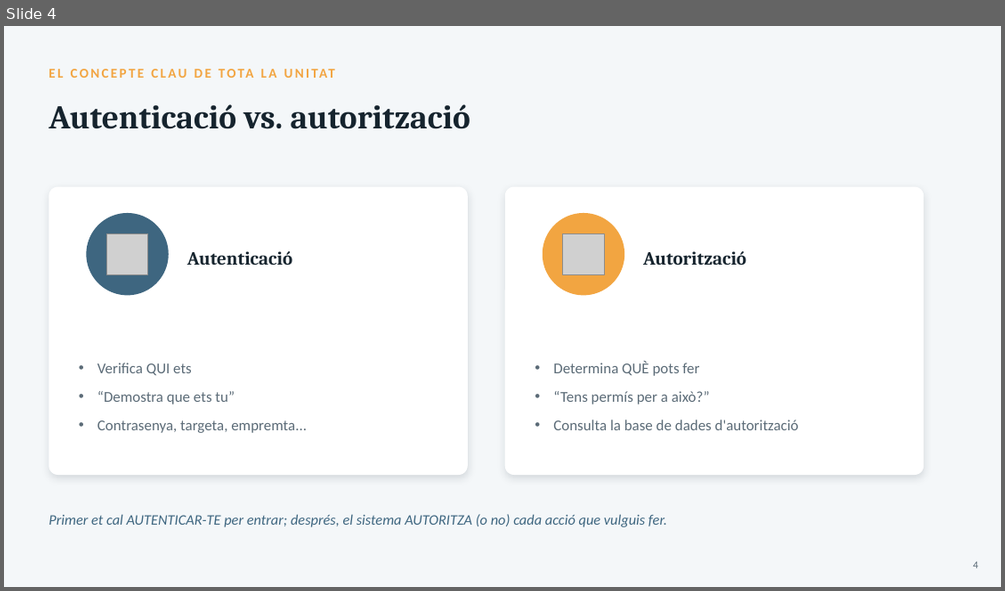
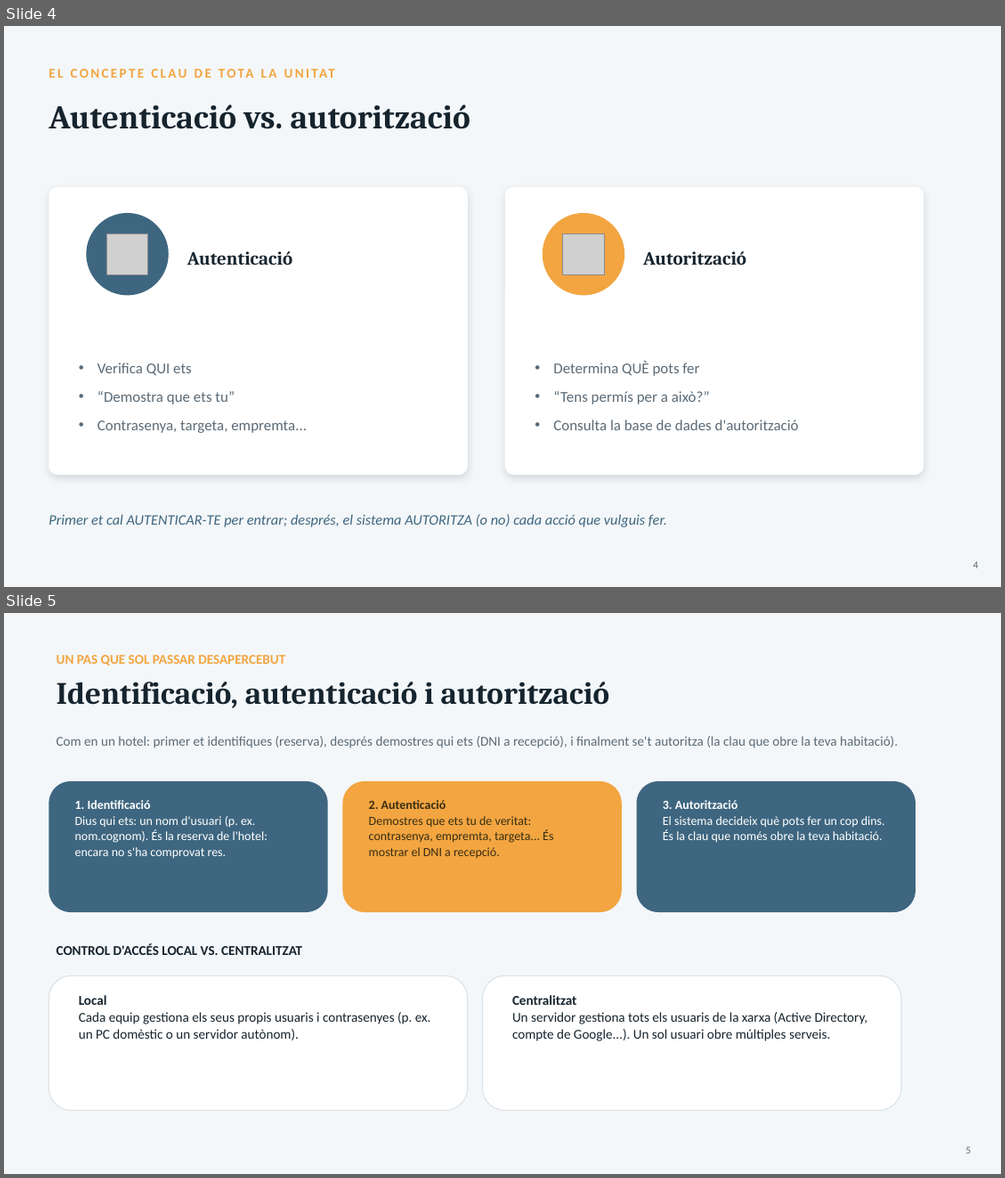
Before and after one commit to joansanchezescudero/SMX_0226_Seguretat_Informatica, a slide deck: RA1 - Seguretat passiva/AA3 - Seguretat logica/RA1_AA3_Seguretat_Logica.pptx. Shown one above the other, each under a label of ours: slide 4 before the commit, slides 4 and 5 after it. The pictures are 1005x591 and 1005x1178 pixels, drawn with LibreOffice and Linux fonts; fonts in the diff are those of the drawing; grey boxes stand for pictures. Boxes give left, top, right and bottom in pixels: in the first picture for what was removed or moved away, otherwise in the second. Text is boxed around its words. In the diff, an @@ line names an element or a change of style, - is before the commit and + after.

```diff
--- a/RA1 - Seguretat passiva/AA3 - Seguretat logica/RA1_AA3_Seguretat_Logica.pptx
+++ b/RA1 - Seguretat passiva/AA3 - Seguretat logica/RA1_AA3_Seguretat_Logica.pptx
@@ slide 5 added at box(4, 613, 1001, 1174), background #F4F7F9 @@
@@ text added at box(57, 655, 285, 666), 13 pt, text #F2A541, bold @@
+UN PAS QUE SOL PASSAR DESAPERCEBUT
@@ text added at box(57, 682, 610, 708), 30 pt, text #16242E, bold @@
+Identificació, autenticació i autorització
@@ text added at box(57, 736, 898, 748), 13 pt, text #5B6B77 @@
+Com en un hotel: primer et identifiques (reserva), després demostres qui ets (DNI a recepció), i finalment se't autoritza (la clau que obre la teva habitació).
@@ rounded rectangle added at box(48, 781, 328, 912), fill #3E6680 @@
@@ rounded rectangle added at box(343, 781, 622, 912), fill #F2A541 @@
@@ rounded rectangle added at box(637, 781, 915, 912), fill #3E6680 @@
@@ text added at box(75, 800, 267, 859), 12 pt, text #FFFFFF @@
+1. Identificació
+Dius qui ets: un nom d'usuari (p. ex. nom.cognom). És la reserva de l'hotel: encara no s'ha comprovat res.
@@ text added at box(369, 800, 553, 858), 12 pt, text #3A2E12 @@
+2. Autenticació
+Demostres que ets tu de veritat: contrasenya, empremta, targeta... És mostrar el DNI a recepció.
@@ text added at box(663, 800, 885, 843), 12 pt, text #FFFFFF @@
+3. Autorització
+El sistema decideix què pots fer un cop dins. És la clau que només obre la teva habitació.
@@ text added at box(57, 943, 302, 955), 13 pt, text #16242E, bold @@
+CONTROL D'ACCÉS LOCAL VS. CENTRALITZAT
@@ rounded rectangle added at box(48, 976, 468, 1111), fill #FFFFFF, outline #DDE3E8 1 pt @@
@@ rounded rectangle added at box(483, 976, 901, 1111), fill #FFFFFF, outline #DDE3E8 1 pt @@
@@ text added at box(79, 995, 431, 1040), 13 pt, text #16242E @@
+Local
+Cada equip gestiona els seus propis usuaris i contrasenyes (p. ex. un PC domèstic o un servidor autònom).
@@ text added at box(512, 995, 868, 1041), 13 pt, text #16242E @@
+Centralitzat
+Un servidor gestiona tots els usuaris de la xarxa (Active Directory, compte de Google...). Un sol usuari obre múltiples serveis.
@@ text added at box(965, 1146, 971, 1153), 10 pt, text #5B6B77 @@
+5
```
Also in this commit, not shown: 16 slides changed, 10 other slides added.
